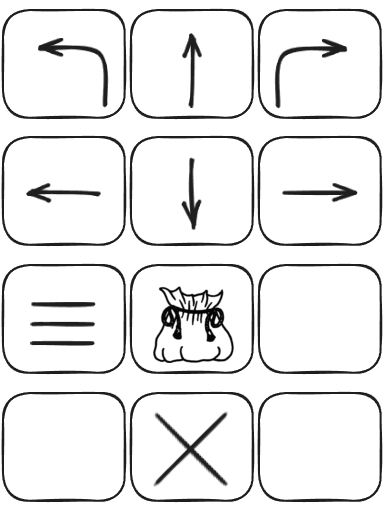
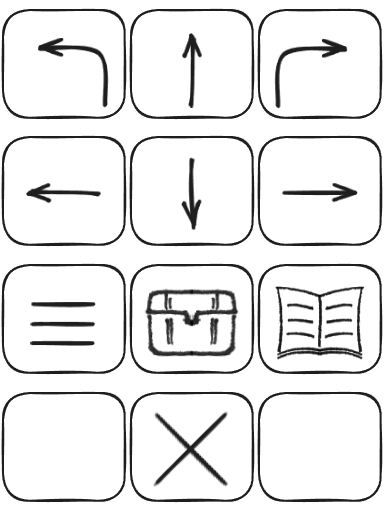
Layered file, before and after one edit (384x512). Changes by layer:
added layer "Background Zusammengeführt" (1st of 2, in "Gruppe 2") in group "Gruppe 2" over [275, 286, 365, 360]
added layer "Kopie von Background Zusammengeführt" (55%) in group "Gruppe 2" over [144, 286, 277, 363]
added layer "Background Zusammengeführt" (2nd of 2, in "Gruppe 2") in group "Gruppe 2" over [144, 286, 277, 363]
hid "inventar.png" over [144, 286, 239, 363]
